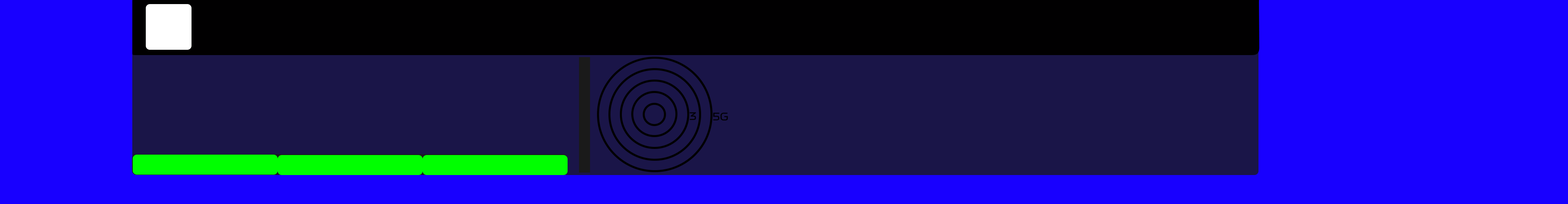
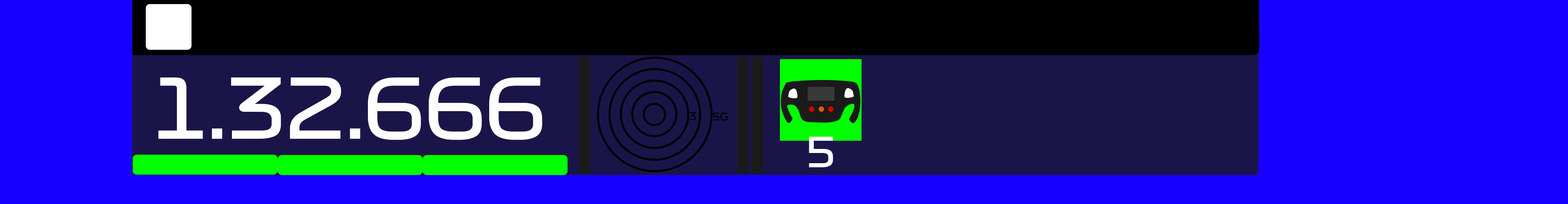
Comparing the layer stacks of the two 1568 x 204 images. Changes:
added group "Inputs" with 4 layers above "Bars" over [737, 57, 862, 173]
added layer "Rectangle 3 copy 2" in group "Inputs" over [737, 57, 749, 173]
added layer "Rectangle 3 copy" in group "Inputs" over [751, 57, 763, 173]
added layer "5" in group "Inputs" over [808, 136, 833, 168]
added layer "steeringWheelBlock" in group "Inputs" over [779, 59, 862, 141]
showed "1.32.666" over [158, 77, 543, 141]
